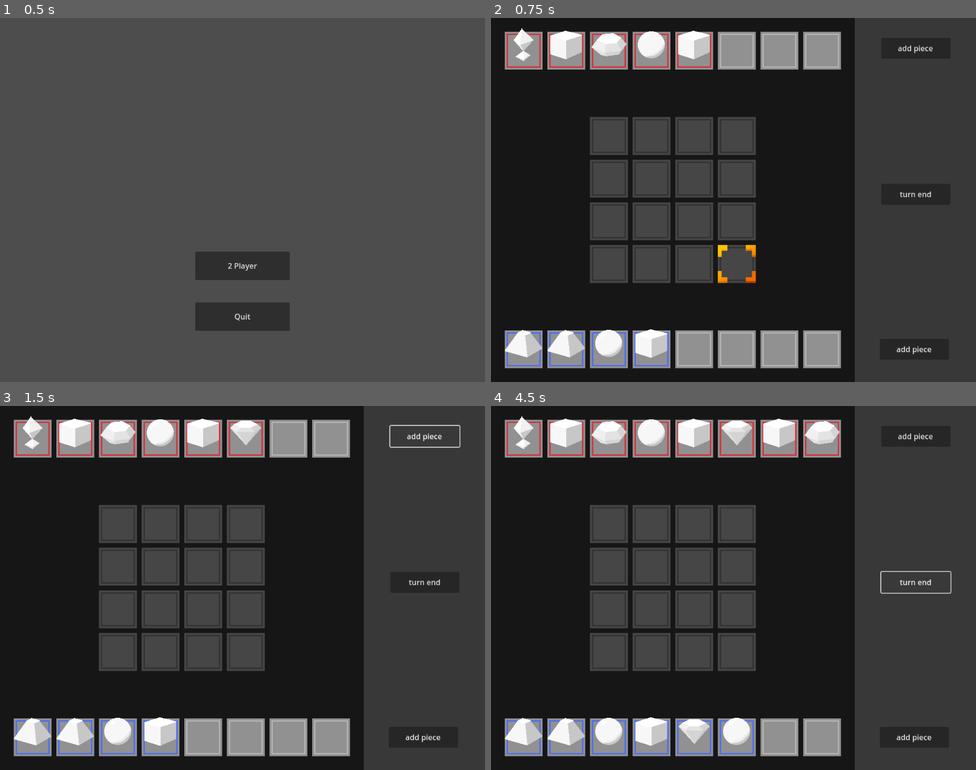
Above: before the commit, frames 1-4 (two rows, left to right).
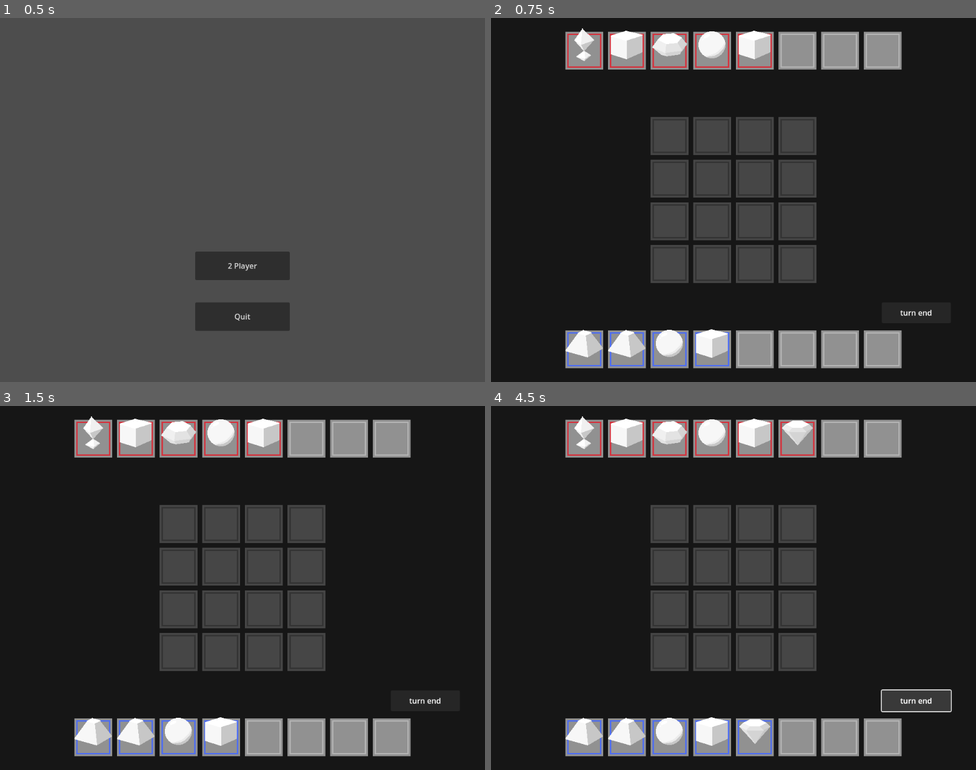
Above: after the commit, the same moments.

Repository: AaronCheng1996/AfternoonBrainstorming_godot
Game: Godot game, scene res://scenes/main.tscn
Two runs of this game, one before a commit and one after it. Both use one fixed random seed, a clock stepped at 60 frames per second and the inputs below.
Inputs (mouse positions are in pixels of both pictures, inside the frame that each line leads up to):
- Up to frame 1 (0.5 s): no input
- Up to frame 2 (0.75 s): click "2 Player" at 0.5 s
- Up to frame 3 (1.5 s): click (426, 435) at 1.25 s, where only the run before the commit has a clickable "add piece"
- Up to frame 4 (4.5 s): click "turn end" at 2 s; click (912, 737) at 2.75 s, where only the run before the commit has a clickable "add piece"; click (917, 435) at 3.5 s, where only the run before the commit has a clickable "add piece"; click "turn end" at 4.25 s

Frame 1 is identical in both runs. In frame 2, 44% of the frame differs, in the area x 2-100%, y 0-100%; in frame 3, 44%; in frame 4, 45%.

Commit message:
修改功能
修改：
1. tilemap顯示規則：選取棋子時改變滑鼠目標顏色及棋子底下顏色

Diff:
--- /dev/null
+++ b/scenes/deck_build.tscn
@@ -0,0 +1,12 @@
+[gd_scene load_steps=2 format=3 uid="uid://n3l57c5exf2t"]
+
+[ext_resource type="Script" path="res://script/deck_build.gd" id="1_67xhq"]
+
+[node name="DeckBuild" type="Control"]
+layout_mode = 3
+anchors_preset = 15
+anchor_right = 1.0
+anchor_bottom = 1.0
+grow_horizontal = 2
+grow_vertical = 2
+script = ExtResource("1_67xhq")
--- a/scenes/match.tscn
+++ b/scenes/match.tscn
@@ -1,6 +1,6 @@
-[gd_scene load_steps=10 format=3 uid="uid://du428wt07wtcc"]
+[gd_scene load_steps=11 format=3 uid="uid://du428wt07wtcc"]
 
-[ext_resource type="Script" path="res://script/control.gd" id="1_k7rh2"]
+[ext_resource type="Script" path="res://script/match.gd" id="1_k7rh2"]
 [ext_resource type="PackedScene" uid="uid://brpgbxa0bq0fe" path="res://scenes/component/tilemap_component.tscn" id="2_j5k1m"]
 [ext_resource type="Texture2D" uid="uid://bryypwdb4ppkn" path="res://img/board/board_slot.png" id="3_4sdxq"]
 [ext_resource type="Texture2D" uid="uid://c6x273lnsmbb7" path="res://img/board/hand_slot.png" id="4_mx45s"]
@@ -27,6 +27,9 @@
 sources/1 = SubResource("TileSetAtlasSource_neurl")
 sources/2 = SubResource("TileSetAtlasSource_yyrd2")
 
+[sub_resource type="CanvasItemMaterial" id="CanvasItemMaterial_o21ag"]
+blend_mode = 1
+
 [node name="Match" type="Control"]
 layout_mode = 3
 anchors_preset = 15
@@ -45,37 +48,15 @@
 grow_vertical = 2
 color = Color(0.219501, 0.219501, 0.219501, 1)
 
-[node name="Button" type="Button" parent="."]
-layout_mode = 0
-offset_left = 824.0
-offset_top = 42.0
-offset_right = 970.0
-offset_bottom = 86.0
-text = "add piece"
-
-[node name="Button2" type="Button" parent="."]
-layout_mode = 0
-offset_left = 821.0
-offset_top = 677.0
-offset_right = 967.0
-offset_bottom = 721.0
-text = "add piece"
-
-[node name="TurnEndButton" type="Button" parent="."]
-layout_mode = 0
-offset_left = 824.0
-offset_top = 350.0
-offset_right = 970.0
-offset_bottom = 394.0
-text = "turn end"
-
 [node name="Board" type="ColorRect" parent="."]
 layout_mode = 0
-offset_right = 768.0
+offset_right = 1024.0
 offset_bottom = 768.0
 color = Color(0.0885599, 0.0885599, 0.0885599, 1)
 
 [node name="TileMap" parent="Board" instance=ExtResource("2_j5k1m")]
+position = Vector2(152, 24)
+layer_0/tile_data = PackedInt32Array(0, 1, 0, 1, 1, 0, 2, 1, 0, 3, 1, 0, 4, 1, 0, 5, 1, 0, 6, 1, 0, 7, 1, 0, 458752, 1, 0, 458753, 1, 0, 458754, 1, 0, 458755, 1, 0, 458756, 1, 0, 458757, 1, 0, 458758, 1, 0, 458759, 1, 0, 131074, 0, 0, 196610, 0, 0, 262146, 0, 0, 327682, 0, 0, 327683, 0, 0, 262147, 0, 0, 196611, 0, 0, 131076, 0, 0, 131075, 0, 0, 131077, 0, 0, 196613, 0, 0, 262149, 0, 0, 262148, 0, 0, 327684, 0, 0, 327685, 0, 0, 196612, 0, 0)
 
 [node name="slot" type="TileMapLayer" parent="Board/TileMap"]
 use_parent_material = true
@@ -96,7 +77,14 @@
 
 [node name="Player2" type="Node2D" parent="Board/Pieces"]
 
-[connection signal="pressed" from="Button" to="." method="_on_button_pressed"]
-[connection signal="pressed" from="Button2" to="." method="_on_button_2_pressed"]
+[node name="TurnEndButton" type="Button" parent="."]
+material = SubResource("CanvasItemMaterial_o21ag")
+layout_mode = 0
+offset_left = 825.0
+offset_top = 600.0
+offset_right = 971.0
+offset_bottom = 644.0
+text = "turn end"
+
+[connection signal="gui_input" from="Board" to="Board/TileMap" method="_on_board_gui_input"]
 [connection signal="pressed" from="TurnEndButton" to="." method="_on_turn_end_button_pressed"]
-[connection signal="gui_input" from="Board" to="Board/TileMap" method="_on_board_gui_input"]
--- a/script/component/tilemap_component.gd
+++ b/script/component/tilemap_component.gd
@@ -5,6 +5,7 @@
 var hand_size = 8
 var dic = {}
 var mouse_on_button = false
+var piece_select = null
 
 func _ready() -> void:
 	#生成棋盤
@@ -21,9 +22,11 @@
 
 func _process(delta: float) -> void:
 	reset(2)
-	var tile = local_to_map(get_local_mouse_position())
-	if dic.has(str(tile)):
-		set_cell(2, tile, 2, Vector2i(0, 0), 0)
+	if piece_select:
+		set_cell(2, piece_select.location, 1, Vector2i(0, 0), 0)
+		var tile = local_to_map(get_local_mouse_position())
+		if dic.has(str(tile)) and not tile == piece_select.location:
+			set_cell(2, tile, 2, Vector2i(0, 0), 0)
 
 #顯示攻擊對象
 func show_attack_target(targets: Array) -> void:
--- /dev/null
+++ b/script/deck_build.gd
@@ -0,0 +1,11 @@
+extends Control
+
+
+# Called when the node enters the scene tree for the first time.
+func _ready() -> void:
+	pass # Replace with function body.
+
+
+# Called every frame. 'delta' is the elapsed time since the previous frame.
+func _process(delta: float) -> void:
+	pass
--- a/script/control.gd
+++ b/script/match.gd
@@ -16,7 +16,7 @@
 var starter_hand_count = 4
 var hand_piece_array := []
 #棋子座標修正
-var icon_offset := Vector2(-16, -28)
+var icon_offset := Vector2(112, -28)
 #選定的棋子
 var piece_selected = null
 #當前回合
@@ -136,6 +136,7 @@
 			move_piece_in_hand(piece_selected, location)
 		piece_selected.select(false)
 		piece_selected = null
+		tilemap.piece_select = null
 
 #滑鼠在攻擊鍵上
 func _on_mouse_on_attack(piece):
@@ -164,14 +165,17 @@
 	if piece != null: #選定
 		if piece_selected != null: #若原本有其他選定的目標，清除選定特效
 			piece_selected.select(false)
+			tilemap.piece_select = null
 		#選定目標，並為格子加上選定特效
 		piece_selected = piece
 		piece_selected.select(true)
+		tilemap.piece_select = piece
 	else: #取消選定
 		if piece_selected == null:
 			return
 		piece_selected.select(false)
 		piece_selected = null
+		tilemap.piece_select = null
 
 #移動場上棋子
 func move_piece(piece, location) -> void:
